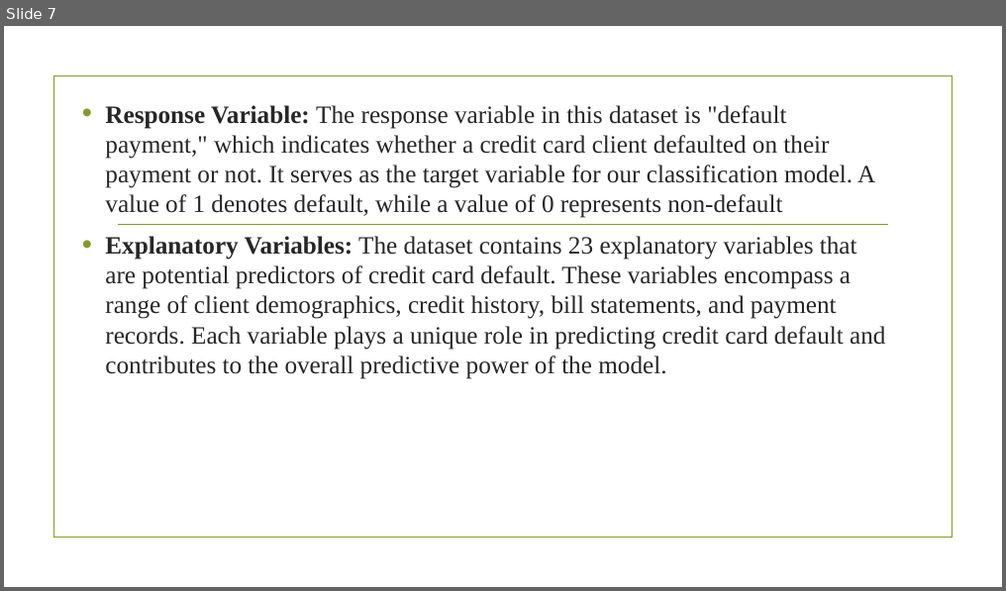
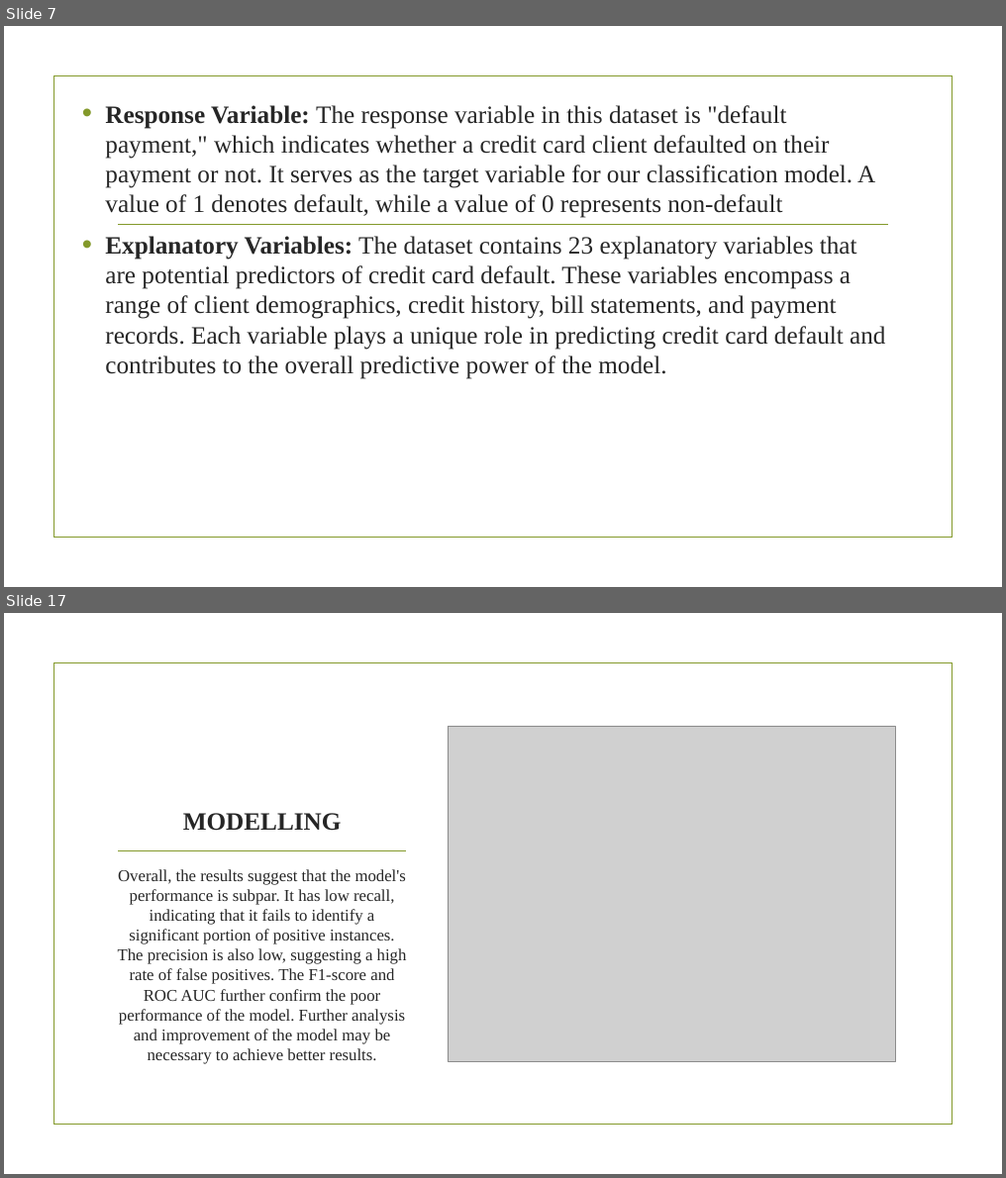
Before and after one commit to Imacharia/Default_predictor, a slide deck: CREDIT CARD DEFAULT PREDICTION.pptx. Shown one above the other, each under a label of ours: slide 7 before the commit, slides 7 and 17 after it; the slides between them are not shown. The pictures are 1006x591 and 1006x1178 pixels, drawn with LibreOffice and Linux fonts; fonts in the diff are those of the drawing; grey boxes stand for pictures; background and template pictures are left out. Boxes give left, top, right and bottom in pixels: in the first picture for what was removed or moved away, otherwise in the second. Text is boxed around its words. In the diff, an @@ line names an element or a change of style, - is before the commit and + after.

```diff
--- a/CREDIT CARD DEFAULT PREDICTION.pptx
+++ b/CREDIT CARD DEFAULT PREDICTION.pptx
@@ slide 17 added at (4, 613, 1002, 1174), background picture (left out); not listed: 1 template element that a slide beside it also shows @@
@@ picture added at (448, 726, 896, 1062) @@
@@ title added at (183, 813, 342, 831), 24 pt, text #262626, bold @@
+MODELLING
@@ text added at (118, 869, 407, 1064), 16 pt, text #262626 @@
+Overall, the results suggest that the model's performance is subpar. It has low recall, indicating that it fails to identify a significant portion of positive instances. The precision is also low, suggesting a high rate of false positives. The F1-score and ROC AUC further confirm the poor performance of the model. Further analysis and improvement of the model may be necessary to achieve better results.
@@ line added from (119, 852) to (406, 852), #83992A 1.25 pt @@
```
Also in this commit, not shown: 13 other slides added, 1 slide removed, 43 other files.
